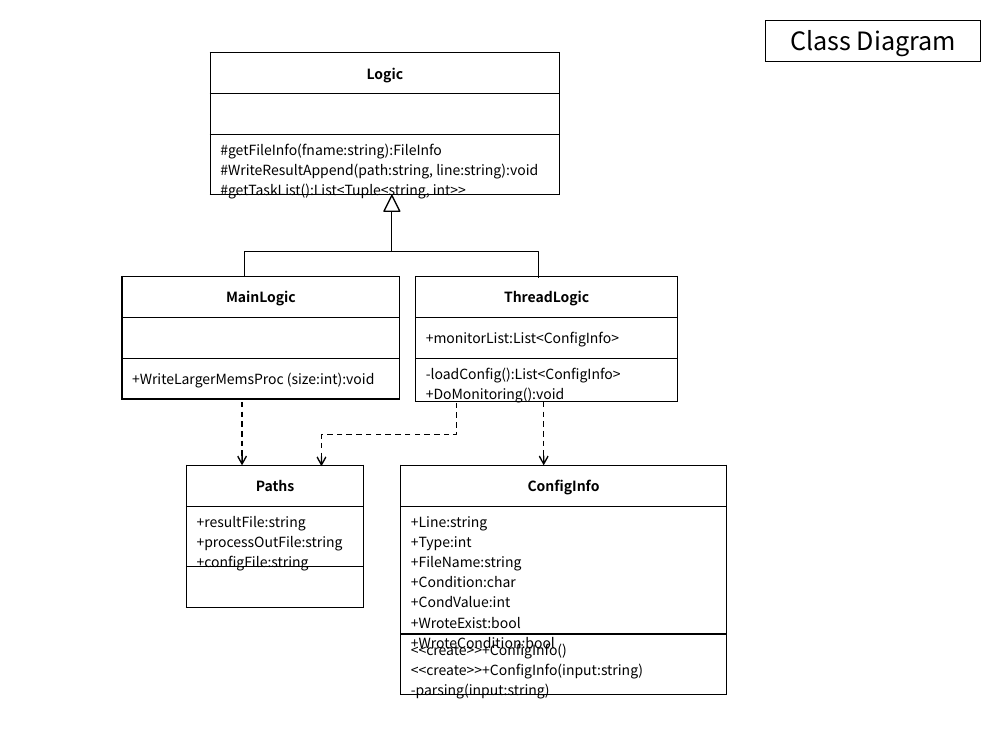
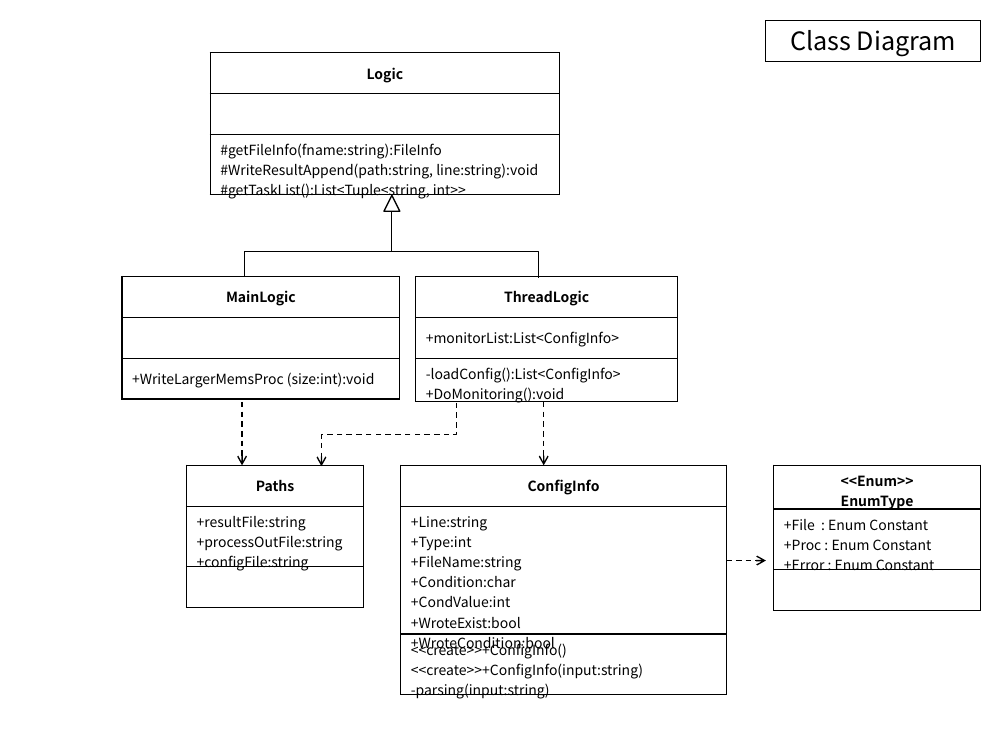
Before and after one commit to ambidext/CS_ConsoleGit, a slide deck: slide 5 of Monitoring/Flowchart.pptx (slide 4 before the commit). Drawn at 1008x756 pixels with LibreOffice and Linux fonts; fonts in the diff are those of the drawing. Boxes give left, top, right and bottom in pixels: in the first picture for what was removed or moved away, otherwise in the second. Text is boxed around its words. In the diff, an @@ line names an element or a change of style, - is before the commit and + after.

```diff
--- a/Monitoring/Flowchart.pptx
+++ b/Monitoring/Flowchart.pptx
@@ table added at [774, 466, 981, 611], 3 rows, 1 columns @@
+<<Enum>> / EnumType
++File : Enum Constant / +Proc : Enum Constant / +Error : Enum Constant
+
@@ arrow added from (726, 560) to (766, 560), #000000 1 pt dashed @@
```
Also in this commit, not shown: 3 other slides changed, 4 slides added, 4 other files.
